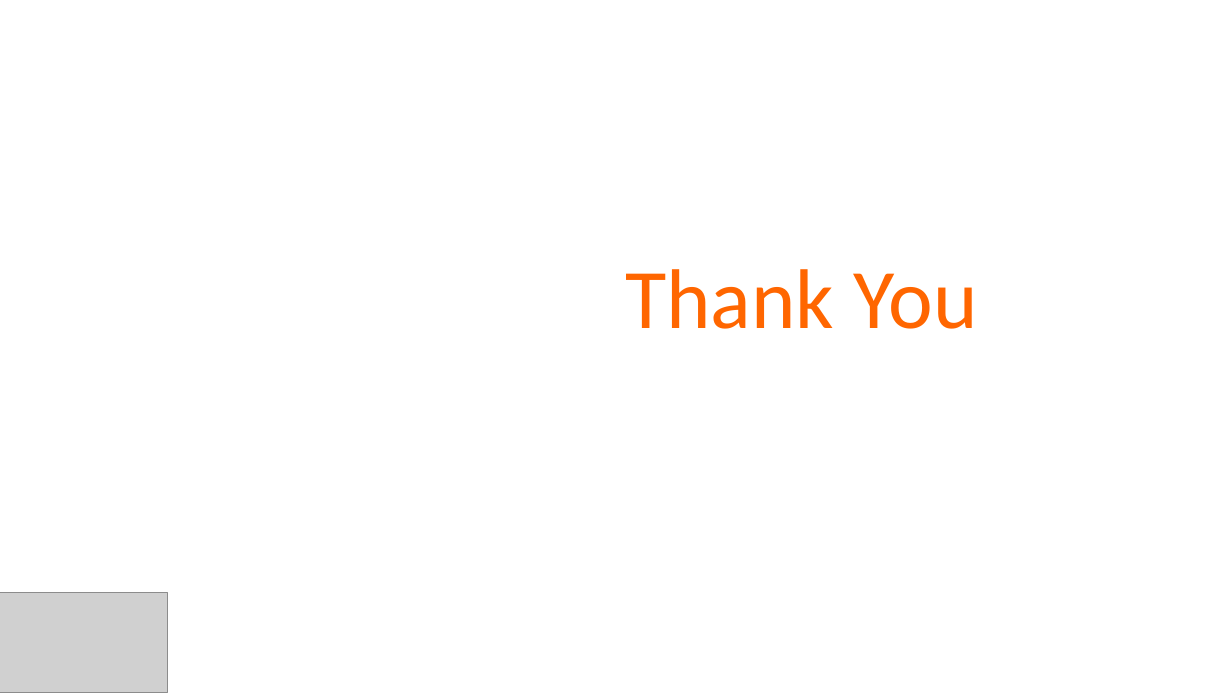
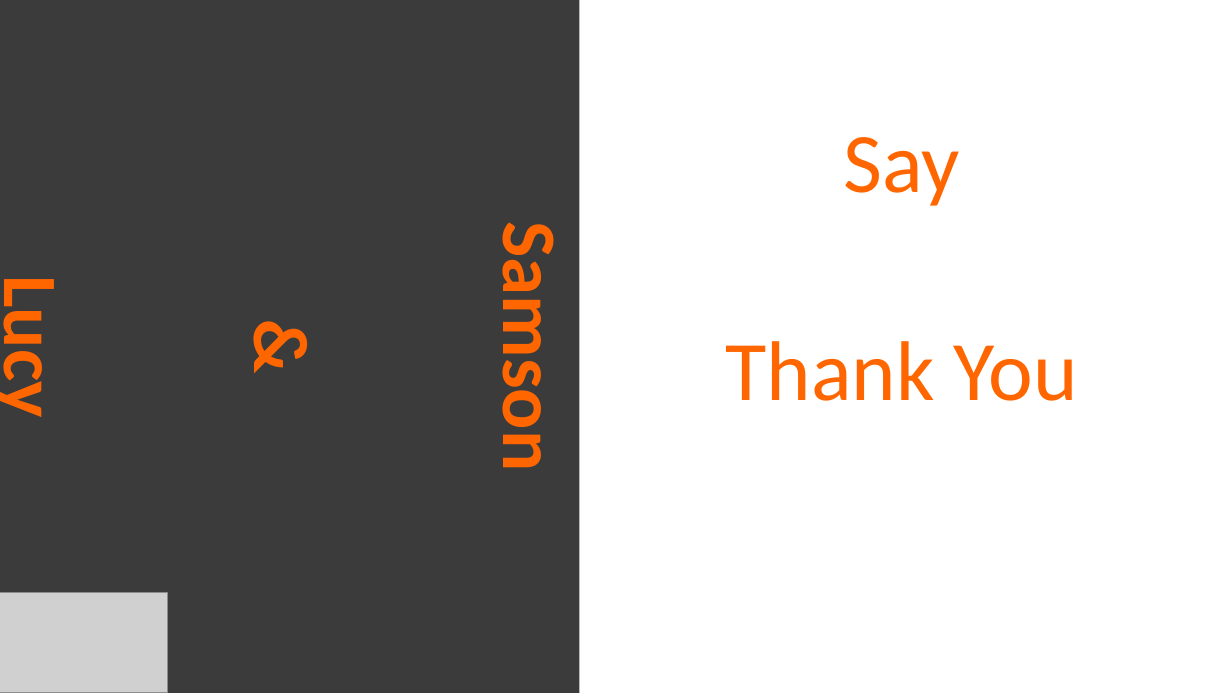
Before and after one commit to samson12193/xLSTM_Hate_Speech_Detector, a slide deck: slide 14 of Data Glacier Internship.pptx (slide 8 before the commit). Drawn at 1232x693 pixels with LibreOffice and Linux fonts; fonts in the diff are those of the drawing; grey boxes stand for pictures. Boxes give left, top, right and bottom in pixels: in the first picture for what was removed or moved away, otherwise in the second. Text is boxed around its words. In the diff, an @@ line names an element or a change of style, - is before the commit and + after.

```diff
--- a/Data Glacier Internship.pptx
+++ b/Data Glacier Internship.pptx
@@ title added at [0,0,579,693], fill #3B3B3B, 60 pt, text #FF6600, bold @@
+Samson
+&
+Lucy
@@ subtitle "Say": place and size @@
-subtitle "Say" at [625,269,978,329]
+subtitle "Say" at [725,137,1078,401]
@@ subtitle at [844,137,960,206]: paragraph added @@
+Say
```
Also in this commit, not shown: 6 other slides changed, 7 slides added, 1 slide removed.
